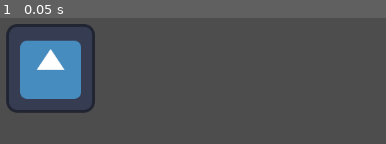
Above: before the commit, frame 1.
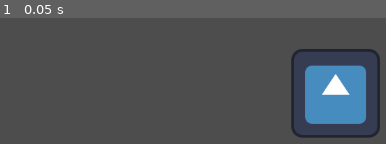
Above: after the commit, the same moment.

Repository: TalesMarc/AngelaCultoRepository
Game: Godot game, scene res://node_2d.tscn
The game is run twice, just before and just after one commit, with the same random seed, the same clock (stepped at 60 frames per second) and the same inputs. The engine's default icon, where the game draws it, is replaced by a stand-in: a white triangle on a blue panel in a dark square.
Inputs:
- Up to frame 1 (0.05 s): no input

The runs differ from the first frame. In frame 1, 19% of the frame differs, in the area x 1-99%, y 4-96%.

Commit message:
Atualização automática do projeto

Diff:
--- a/node_2d.tscn
+++ b/node_2d.tscn
@@ -8,5 +8,5 @@
 position = Vector2(-4, 3)
 
 [node name="Sprite2D" type="Sprite2D" parent="CharacterBody2D2"]
-position = Vector2(250, 87)
+position = Vector2(661, 123)
 texture = ExtResource("1_wtcfe")
